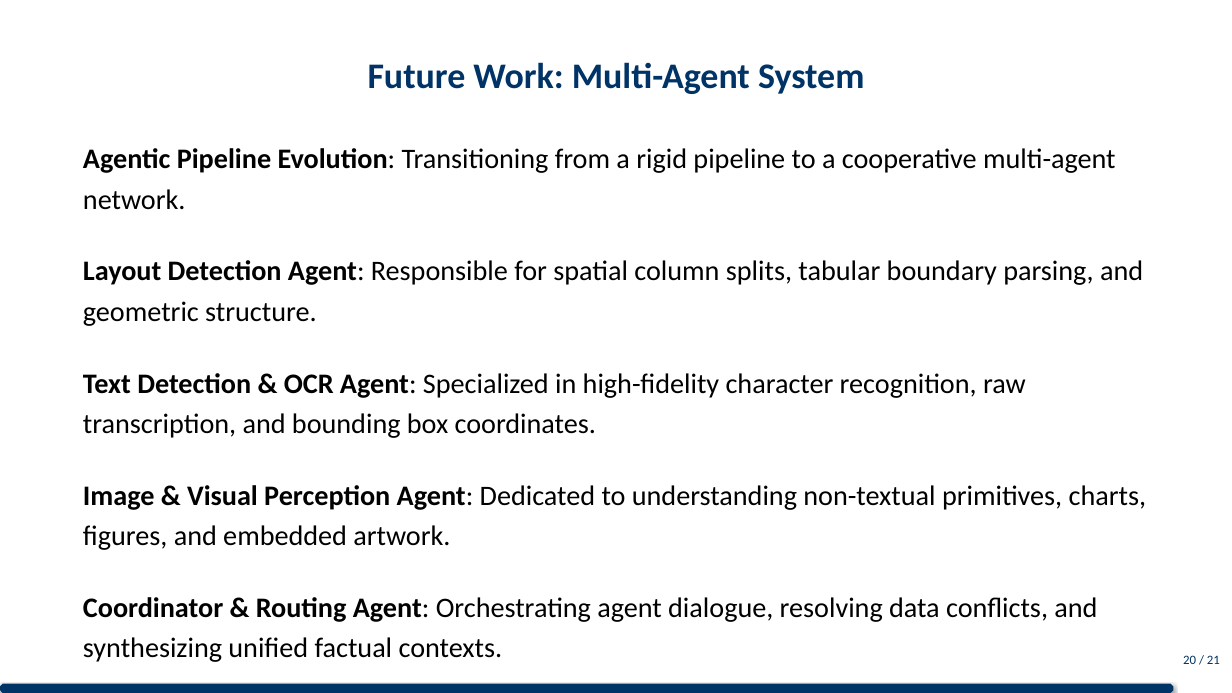
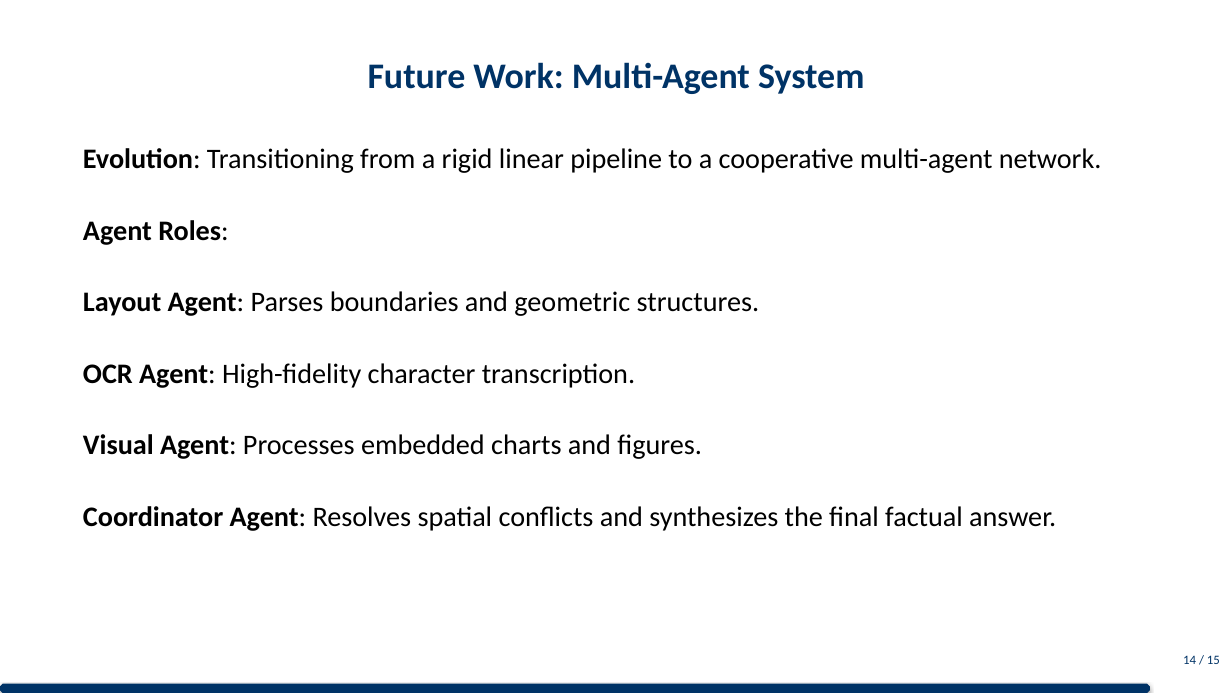
Before and after one commit to DESMOND135/DOCVQA-RAG-PERCEPTION-BENCHMARK, a slide deck: slide 15 of MAIN/presentation/presentation.pptx (slide 21 before the commit). Drawn at 1232x693 pixels with LibreOffice and Linux fonts; fonts in the diff are those of the drawing. Boxes give left, top, right and bottom in pixels: in the first picture for what was removed or moved away, otherwise in the second. Text is boxed around its words. In the diff, an @@ line names an element or a change of style, - is before the commit and + after.

```diff
--- a/MAIN/presentation/presentation.pptx
+++ b/MAIN/presentation/presentation.pptx
@@ text at (83, 148, 1102, 531): text changed @@
-Agentic Pipeline Evolution: Transitioning from a rigid pipeline to a cooperative multi-agent network.
-Layout Detection Agent: Responsible for spatial column splits, tabular boundary parsing, and geometric structure.
-Text Detection & OCR Agent: Specialized in high-fidelity character recognition, raw transcription, and bounding box coordinates.
-Image & Visual Perception Agent: Dedicated to understanding non-textual primitives, charts, figures, and embedded artwork.
-Coordinator & Routing Agent: Orchestrating agent dialogue, resolving data conflicts, and synthesizing unified factual contexts.
+Evolution: Transitioning from a rigid linear pipeline to a cooperative multi-agent network.
+Agent Roles:
+Layout Agent: Parses boundaries and geometric structures.
+OCR Agent: High-fidelity character transcription.
+Visual Agent: Processes embedded charts and figures.
+Coordinator Agent: Resolves spatial conflicts and synthesizes the final factual answer.
@@ text at (1183, 655, 1220, 664): text changed @@
-20 / 21
+14 / 15
@@ octagon: place and size @@
-octagon at (0, 684, 1174, 693)
+octagon at (0, 684, 1150, 693)
```
Also in this commit, not shown: 12 other slides changed, 1 slide added, 7 slides removed, 23 other files.
